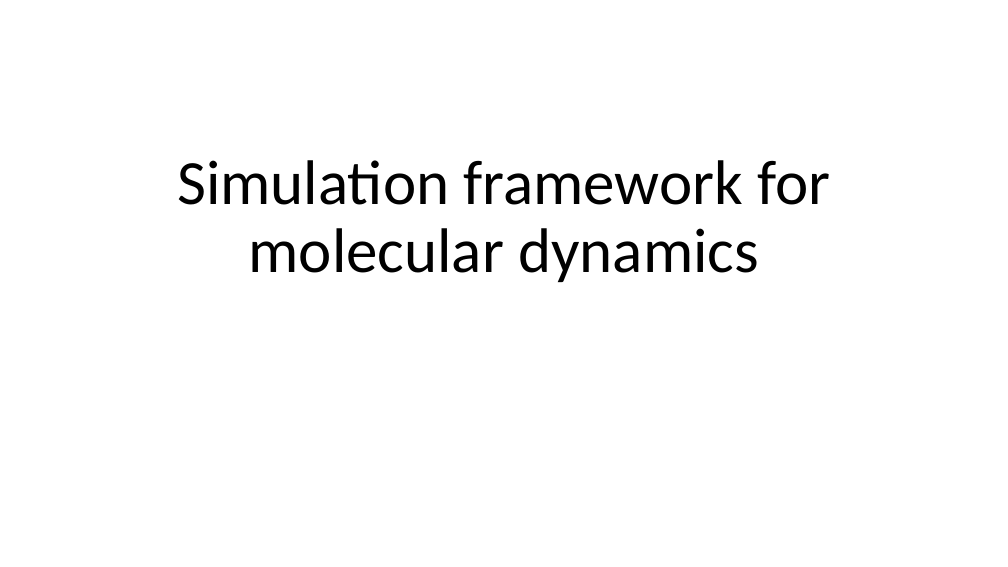
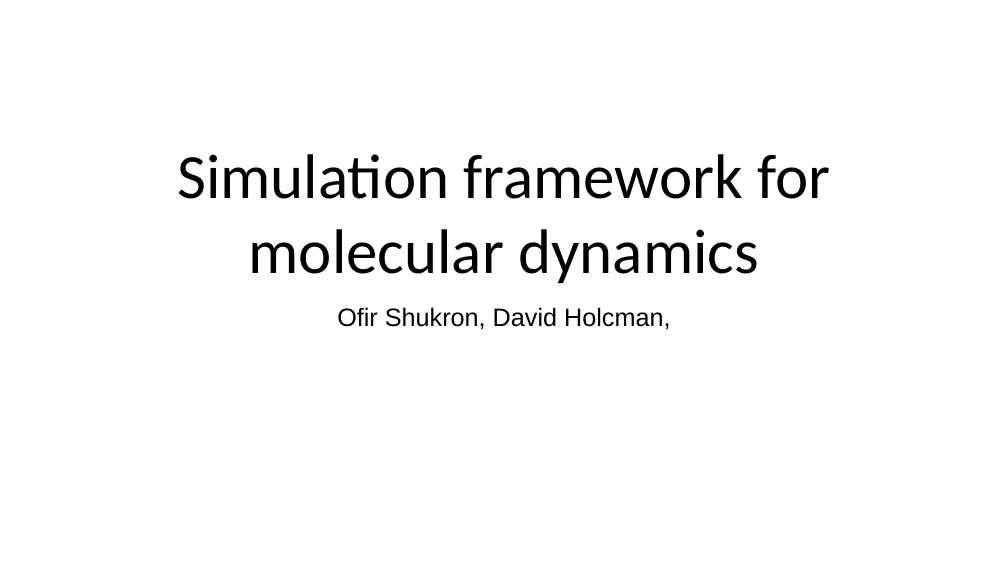
Before and after one commit to ofirENS/EpigenomeIntegrity, a slide deck: slide 1 of Documents/presentationParis7.pptx. Drawn at 1008x567 pixels with LibreOffice and Linux fonts; fonts in the diff are those of the drawing. Boxes give left, top, right and bottom in pixels: in the first picture for what was removed or moved away, otherwise in the second. Text is boxed around its words. In the diff, an @@ line names an element or a change of style, - is before the commit and + after.

```diff
--- a/Documents/presentationParis7.pptx
+++ b/Documents/presentationParis7.pptx
@@ text "Simulation framework for molecular dynamics" at box(177, 154, 830, 283): line spacing 0.9 to 1 @@
@@ text added at box(337, 307, 670, 330), 24 pt, text #000000 @@
+Ofir Shukron, David Holcman,
```
Also in this commit, not shown: 7 other slides changed, 1 other file.
